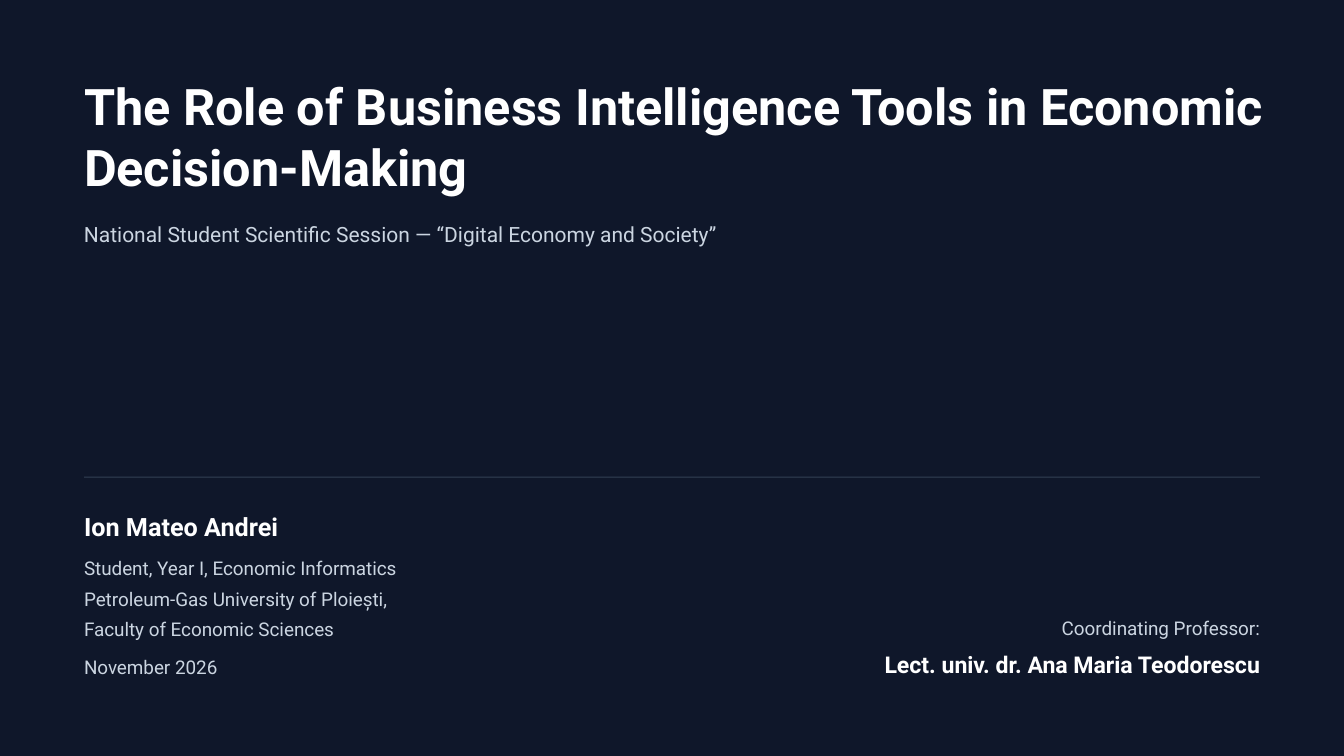
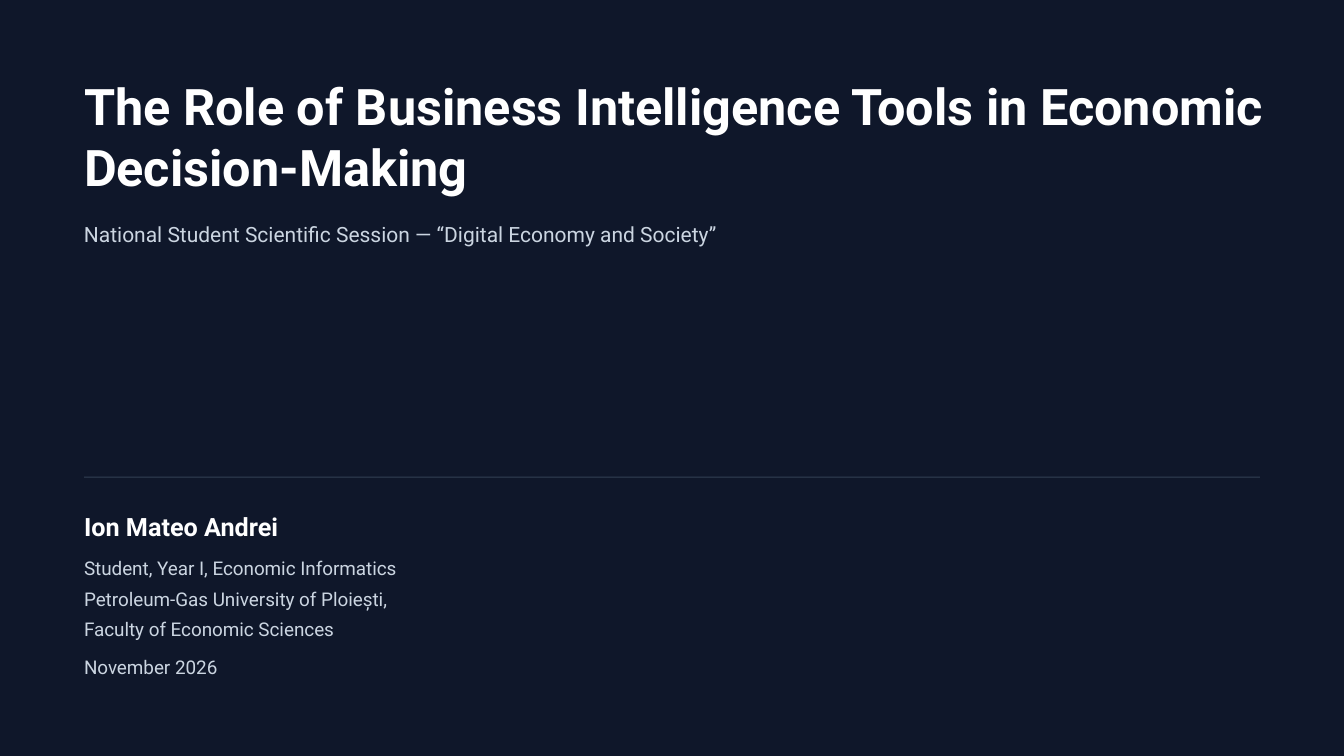
Before and after one commit to mateoandrei6456-dot/superstore-sales-bi-analytics, a slide deck: slide 1 of Presentation/The Role of Business Intelligence Tools in Economic Decision-Making 2.pptx. Drawn at 1344x756 pixels with LibreOffice and Linux fonts; fonts in the diff are those of the drawing. Boxes give left, top, right and bottom in pixels: in the first picture for what was removed or moved away, otherwise in the second. Text is boxed around its words. In the diff, an @@ line names an element or a change of style, - is before the commit and + after.

```diff
--- a/Presentation/The Role of Business Intelligence Tools in Economic Decision-Making 2.pptx
+++ b/Presentation/The Role of Business Intelligence Tools in Economic Decision-Making 2.pptx
@@ text removed at box(1062, 620, 1260, 639) @@
-Coordinating Professor:
@@ text removed at box(885, 655, 1260, 674) @@
-Lect. univ. dr. Ana Maria Teodorescu
```
